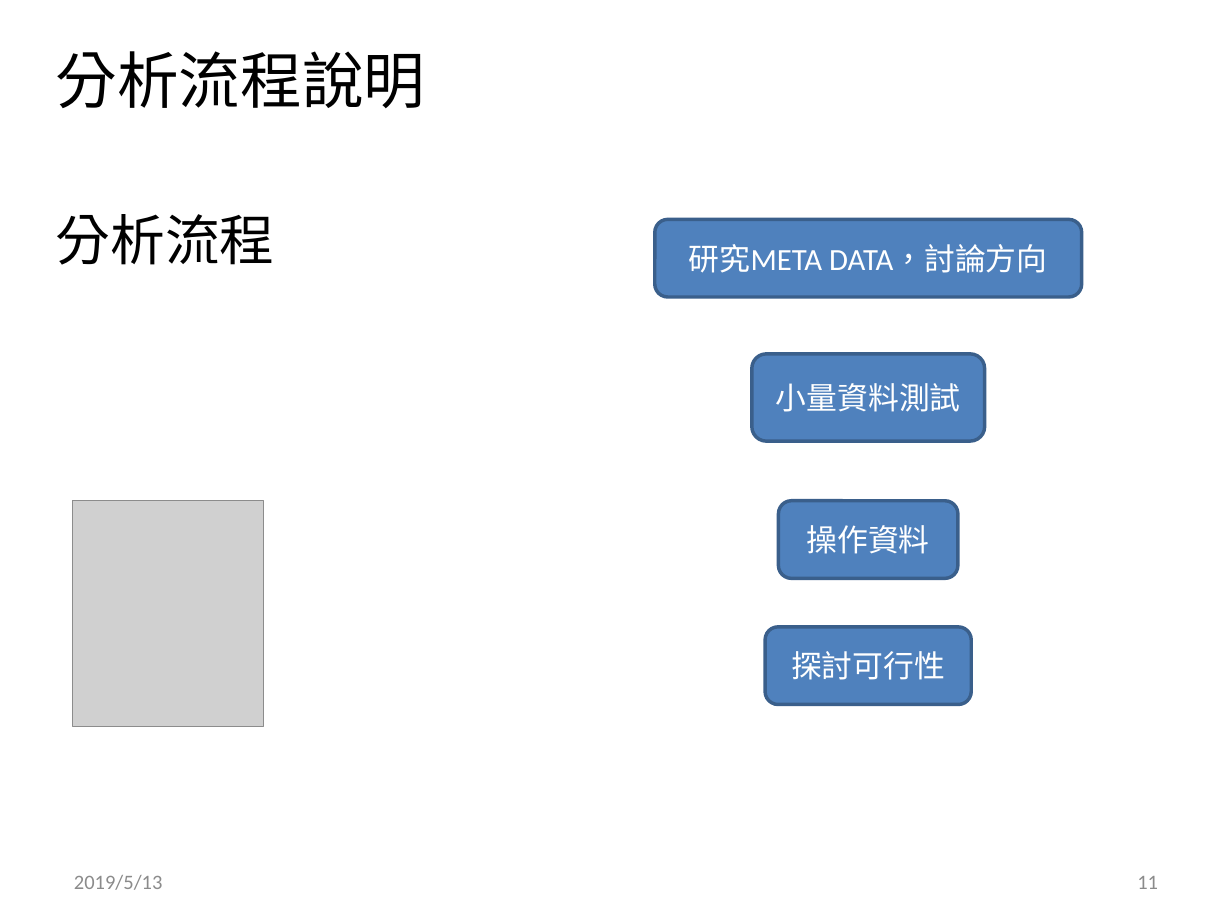
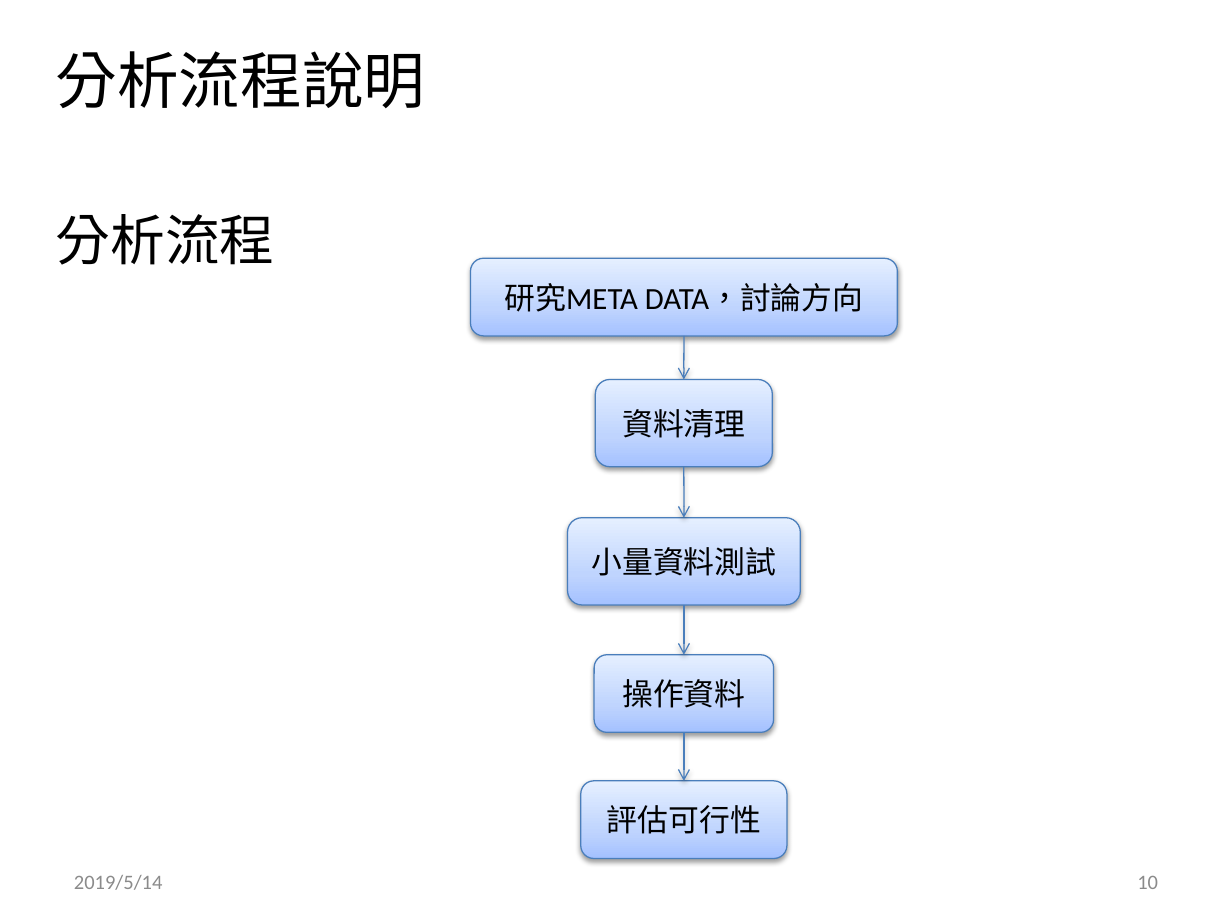
Before and after one commit to ray0814/POST_BigData, a slide deck: slide 10 of 141474_bigdata最後希望_分析方案說明書.pptx (slide 11 before the commit). Drawn at 1232x924 pixels with LibreOffice and Linux fonts; fonts in the diff are those of the drawing; grey boxes stand for pictures; background and template pictures are left out. Boxes give left, top, right and bottom in pixels: in the first picture for what was removed or moved away, otherwise in the second. Text is boxed around its words. In the diff, an @@ line names an element or a change of style, - is before the commit and + after.

```diff
--- a/141474_bigdata最後希望_分析方案說明書.pptx
+++ b/141474_bigdata最後希望_分析方案說明書.pptx
@@ rounded rectangle "研究META DATA，討論方向" moved from (x1=654, y1=219, x2=1080, y2=297) to (x1=471, y1=259, x2=897, y2=336) @@
@@ group added at (x1=595, y1=336, x2=772, y2=781): 4 arrows, 1 rounded rectangle @@
+資料清理
@@ picture removed at (x1=73, y1=500, x2=264, y2=726) @@
@@ rounded rectangle "小量資料測試" moved from (x1=752, y1=354, x2=984, y2=441) to (x1=568, y1=517, x2=801, y2=605) @@
@@ text colour #FFFFFF to #000000; fill #4F81BD to gradient #A4C4FF to #BFD4FF to #E6EEFF; outline #3A5F8C 2 pt to #4B7EBC 0.75 pt; shadow on in 3 elements at (x1=471, y1=259, x2=897, y2=336), (x1=568, y1=517, x2=801, y2=605), (x1=594, y1=654, x2=774, y2=732) @@
@@ rounded rectangle "操作資料" moved from (x1=779, y1=500, x2=958, y2=578) to (x1=594, y1=654, x2=774, y2=732) @@
@@ rounded rectangle "評估可行性" moved from (x1=765, y1=627, x2=971, y2=705) to (x1=580, y1=781, x2=786, y2=859) @@
@@ rounded rectangle "評估可行性" at (x1=580, y1=781, x2=786, y2=859): fill #4F81BD to gradient #A4C4FF to #BFD4FF to #E6EEFF; outline #3A5F8C 2 pt to #4B7EBC 0.75 pt; shadow on @@
@@ text in rounded rectangle at (x1=607, y1=805, x2=761, y2=834): text changed; text colour #FFFFFF to #000000 @@
-探討可行性
+評估可行性
@@ text at (x1=74, y1=875, x2=163, y2=890): text changed @@
-2019/5/13
+2019/5/14
@@ page number at (x1=1137, y1=876, x2=1158, y2=889): text changed @@
-11
+10
```
Also in this commit, not shown: 9 other slides changed, 8 slides added, 4 slides removed, 2 other files.
